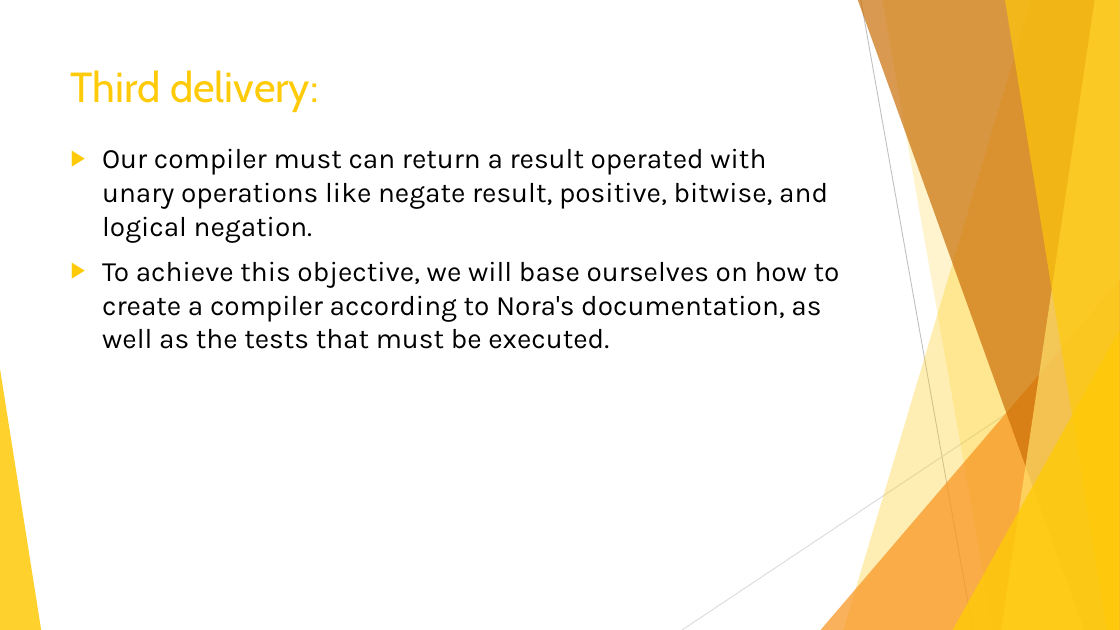
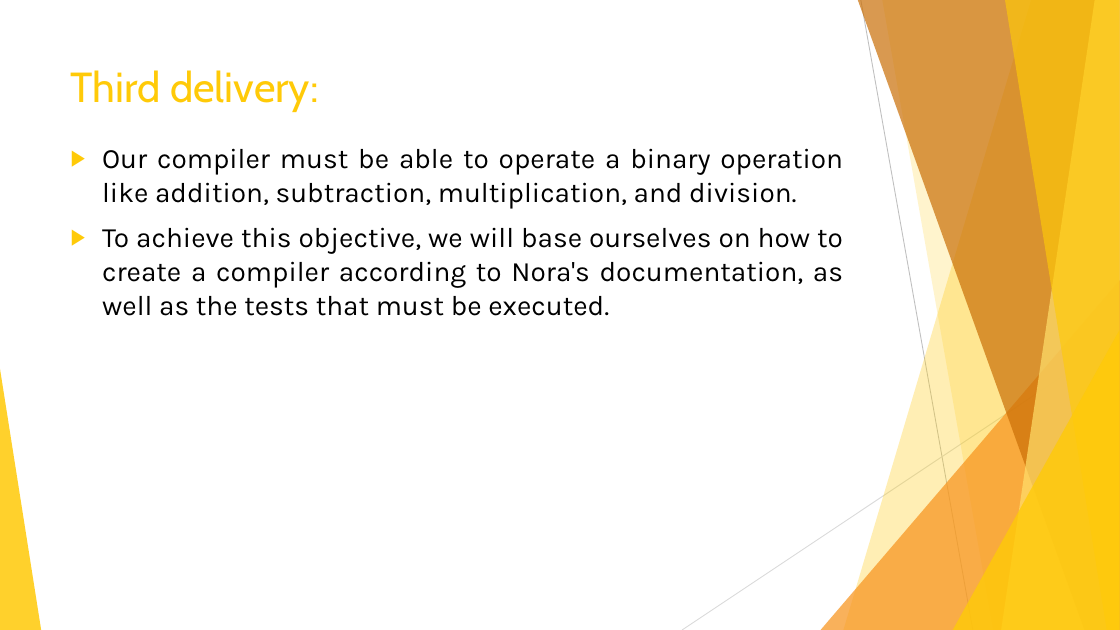
Before and after one commit to parisollie/expocompilador, a slide deck: slide 36 of GoldCompilers/Documentation/Prensentation/Third Stage/Presentation.pptx. Drawn at 1120x630 pixels with LibreOffice and Linux fonts; fonts in the diff are those of the drawing. Boxes give left, top, right and bottom in pixels: in the first picture for what was removed or moved away, otherwise in the second. Text is boxed around its words. In the diff, an @@ line names an element or a change of style, - is before the commit and + after.

```diff
--- a/GoldCompilers/Documentation/Prensentation/Third Stage/Presentation.pptx
+++ b/GoldCompilers/Documentation/Prensentation/Third Stage/Presentation.pptx
@@ text at [102, 148, 843, 209]: text changed @@
-▶ Our compiler must can return a result operated with unary operations like negate result, positive, bitwise, and logical negation.
+▶ Our compiler must be able to operate a binary operation like addition, subtraction, multiplication, and division.
@@ text at [102, 227, 843, 316]: alignment left to justified @@
```
Also in this commit, not shown: 3 other slides changed, 5 other files.
